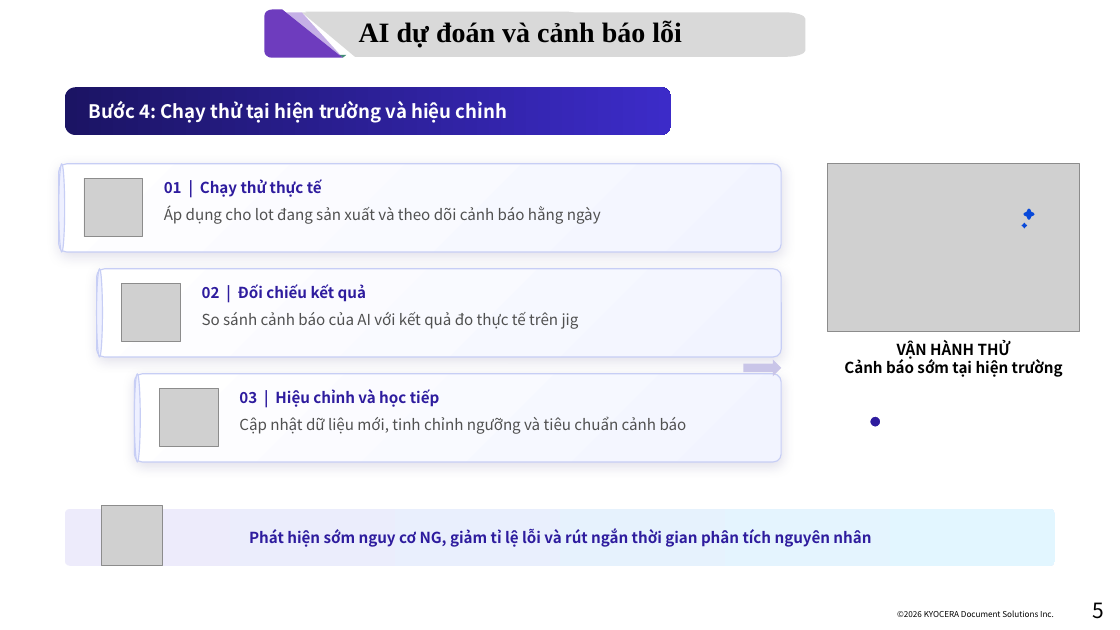
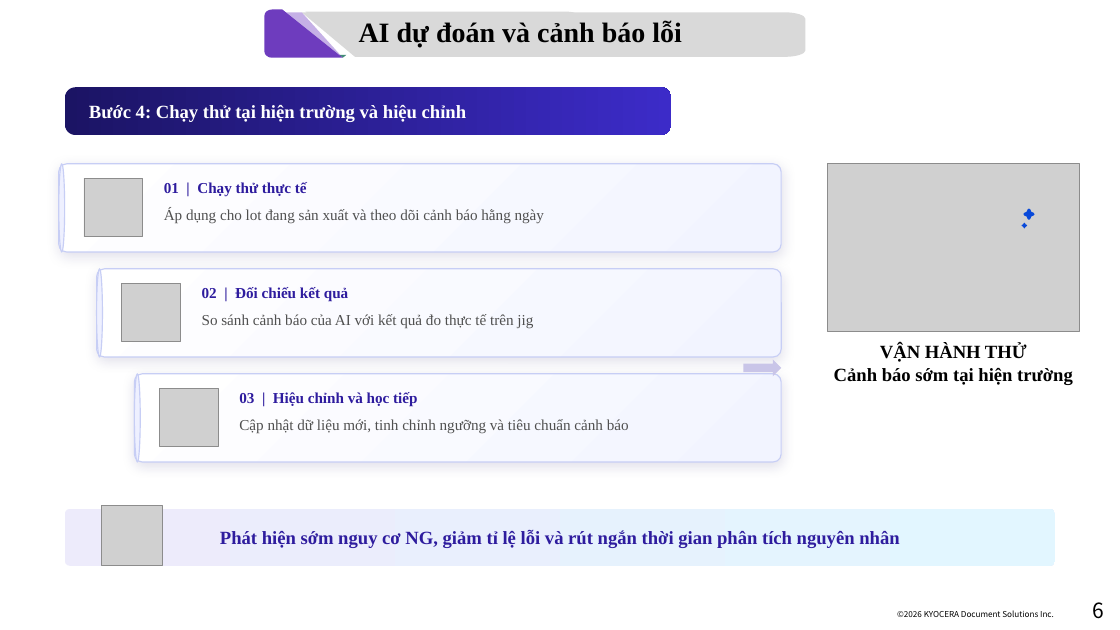
Before and after one commit to Nakazasen/AIOS_habbit, a slide deck: slide 6 of AI cảnh báo lỗi LSU.pptx (slide 5 before the commit). Drawn at 1120x630 pixels with LibreOffice and Linux fonts; fonts in the diff are those of the drawing; grey boxes stand for pictures; background and template pictures are left out. Boxes give left, top, right and bottom in pixels: in the first picture for what was removed or moved away, otherwise in the second. Text is boxed around its words. In the diff, an @@ line names an element or a change of style, - is before the commit and + after.

```diff
--- a/AI cảnh báo lỗi LSU.pptx
+++ b/AI cảnh báo lỗi LSU.pptx
@@ text "VẬN HÀNH THỬ" at (834, 344, 1073, 385): size 13 to 16 pt, font Noto Sans CJK JP to Times New Roman @@
@@ font Noto Sans CJK JP to Times New Roman in 7 elements at (65, 87, 671, 135), (164, 182, 307, 197), (164, 208, 544, 224), (202, 287, 348, 302), (202, 314, 533, 328), (239, 392, 417, 407), (239, 419, 629, 434) @@
@@ ellipse removed at (870, 416, 881, 428) @@
@@ text "Phát hiện sớm nguy cơ ..." at (220, 530, 899, 549): size 13 to 16 pt, font Noto Sans CJK JP to Times New Roman @@
@@ page number at (1093, 602, 1105, 619): text changed @@
-5
+6
```
Also in this commit, not shown: 4 other slides changed, 2 slides added.
